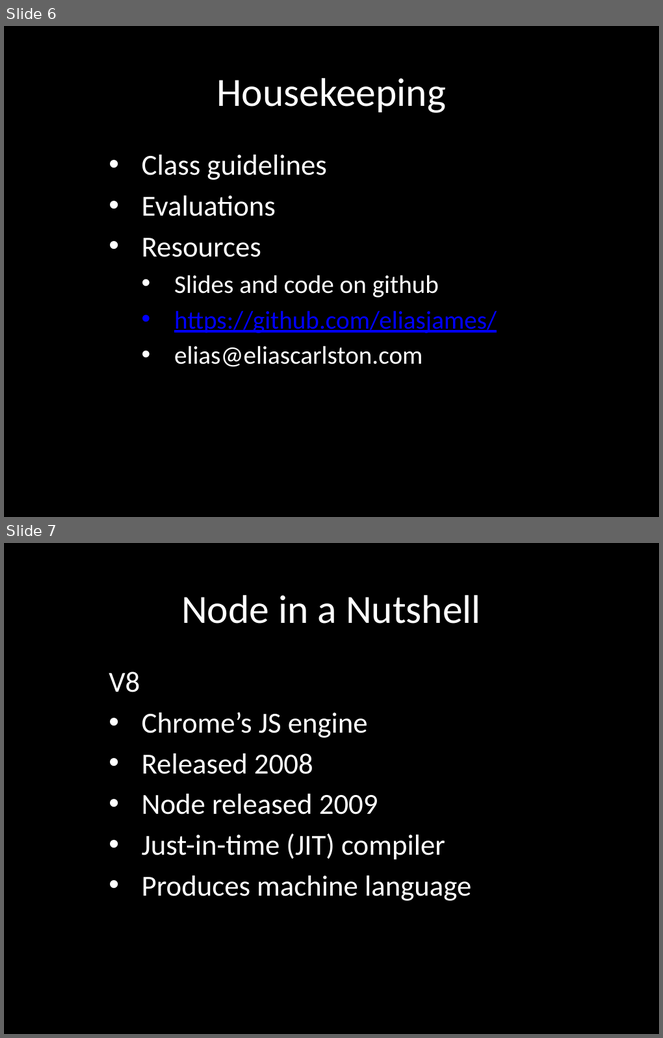
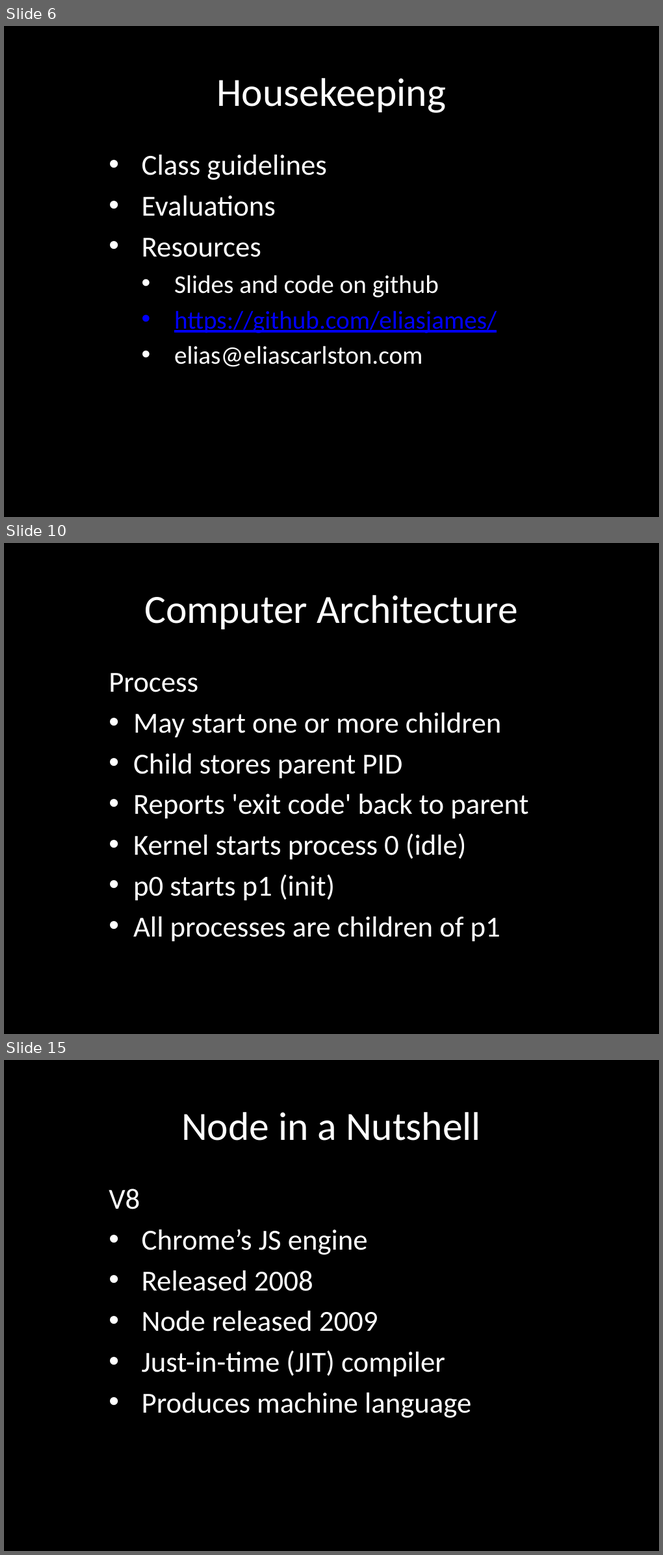
Before and after one commit to eliasjames/training-node, a slide deck: slides/Node Slides Day 1.pptx. Shown one above the other, each under a label of ours: slides 6 and 7 before the commit, slides 6, 10 and 15 after it; the slides between them are not shown. The pictures are 663x1038 and 663x1555 pixels, drawn with LibreOffice and Linux fonts; fonts in the diff are those of the drawing. Boxes give left, top, right and bottom in pixels: in the first picture for what was removed or moved away, otherwise in the second. Text is boxed around its words. In the diff, an @@ line names an element or a change of style, - is before the commit and + after.

```diff
--- a/slides/Node Slides Day 1.pptx
+++ b/slides/Node Slides Day 1.pptx
@@ slide 10 added at (4, 543, 659, 1034), background #000000 @@
@@ title added at (144, 595, 518, 629), 44 pt, text #FFFFFF @@
+Computer Architecture
@@ subtitle added at (109, 673, 529, 942), 32 pt, text #FFFFFF @@
+Process
+• May start one or more children
+• Child stores parent PID
+• Reports 'exit code' back to parent
+• Kernel starts process 0 (idle)
+• p0 starts p1 (init)
+• All processes are children of p1
@@ what was slide 7 is now slide 15 @@
```
Also in this commit, not shown: 4 slides changed, 6 other slides added.
